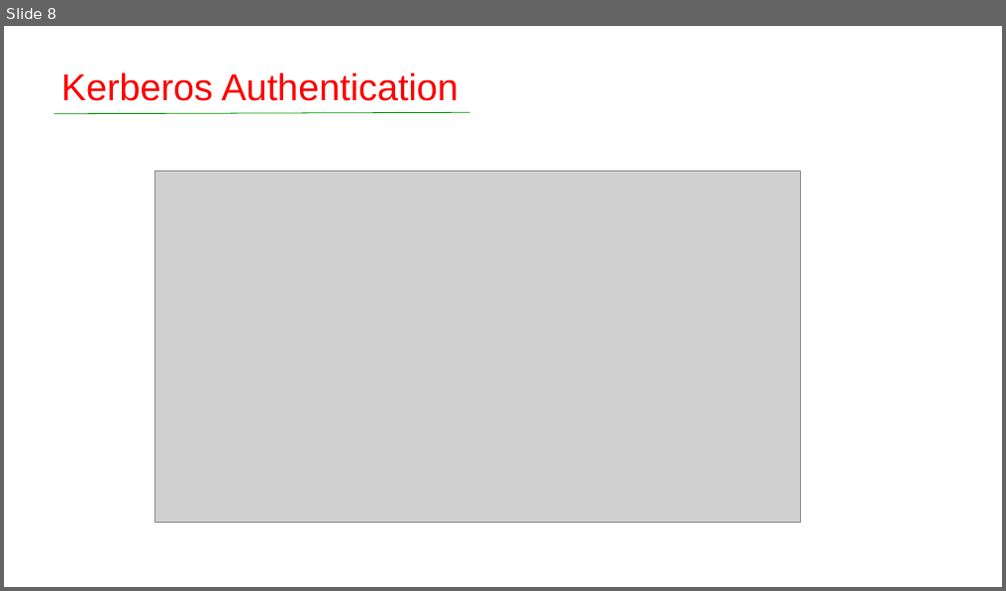
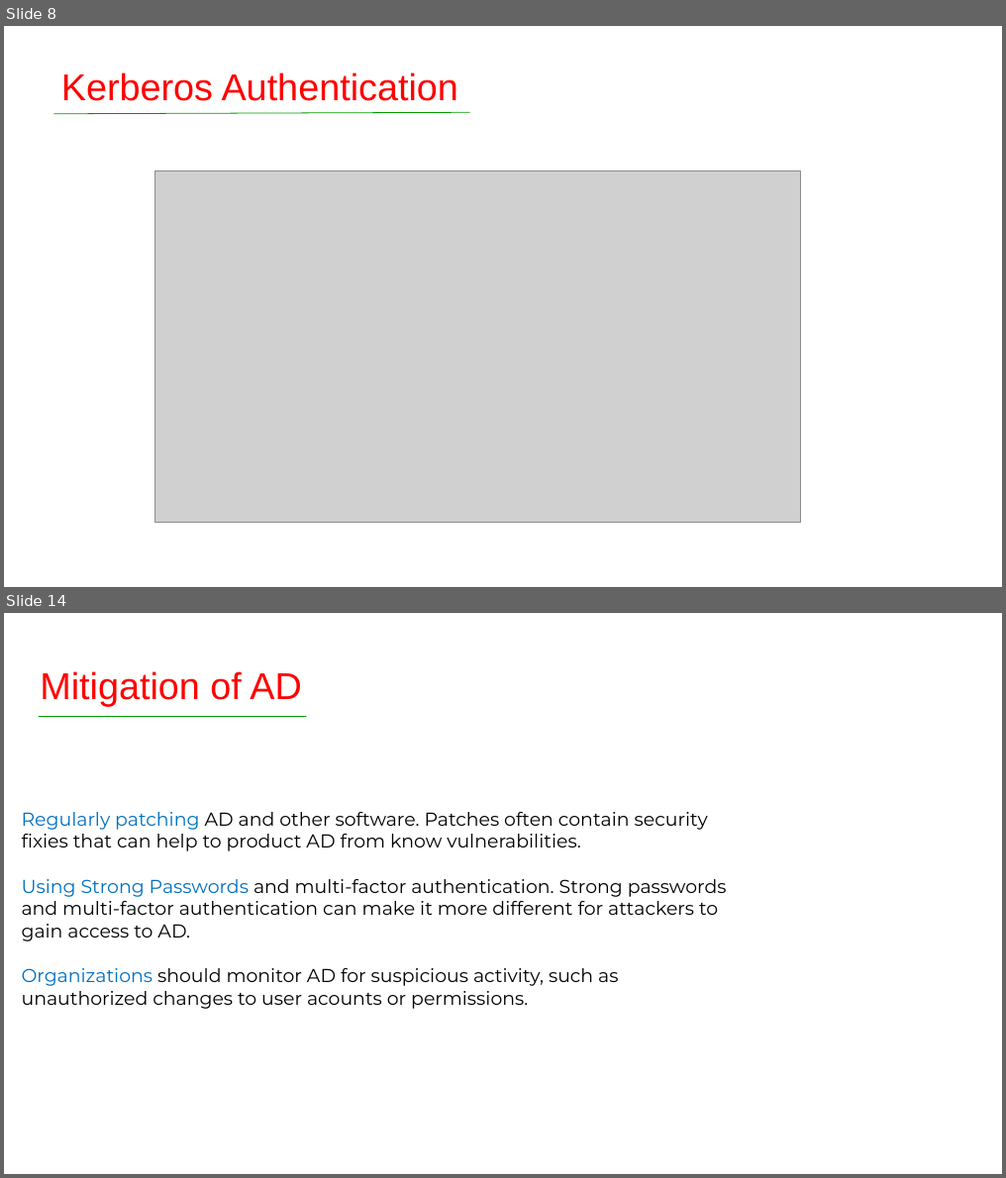
Before and after one commit to theUnixe/Active-Directory, a slide deck: Active Directory And Its Security Testing.pptx. Shown one above the other, each under a label of ours: slide 8 before the commit, slides 8 and 14 after it; the slides between them are not shown. The pictures are 1006x591 and 1006x1178 pixels, drawn with LibreOffice and Linux fonts; fonts in the diff are those of the drawing; grey boxes stand for pictures; background and template pictures are left out. Boxes give left, top, right and bottom in pixels: in the first picture for what was removed or moved away, otherwise in the second. Text is boxed around its words. In the diff, an @@ line names an element or a change of style, - is before the commit and + after.

```diff
--- a/Active Directory And Its Security Testing.pptx
+++ b/Active Directory And Its Security Testing.pptx
@@ slide 14 added at (4,613,1002,1174), background picture (left out) @@
@@ title added at (40,671,301,707), 36 pt, text #FF0000 @@
+Mitigation of AD
@@ line added from (39, 716) to (307, 716), #009900 0.75 pt @@
@@ text added at (22,812,727,1009), 18 pt, text #000000 @@
+Regularly patching AD and other software. Patches often contain security fixies that can help to product AD from know vulnerabilities.
+Using Strong Passwords and multi-factor authentication. Strong passwords and multi-factor authentication can make it more different for attackers to gain access to AD.
+Organizations should monitor AD for suspicious activity, such as unauthorized changes to user acounts or permissions.
```
Also in this commit, not shown: 6 other slides added, 1 slide removed.
